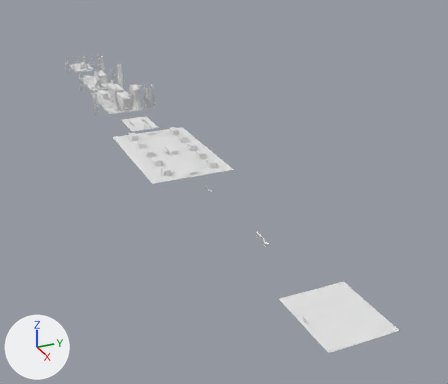
A saved change to the Blender file ArtSource/space-site2.blend.
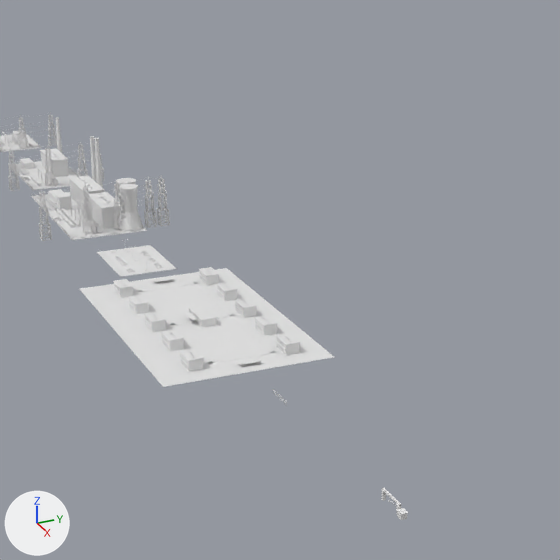
Each version appears first whole from a camera (50 mm lens) standing at (1338.0, -265.0, 312.0) and looking at (575.0, 78.0, -69.0), and next in a close-up on the part from 17% to 76% of the width and 0% to 69% of the height. The axes (+X, +Y, +Z) are drawn at lower left. The lights are the same throughout. The first two pictures are the older version.

Objects in the first close-up: 'CarPark', 'PowerGrid_L1', 'PowerGrid_L2', 'PowerGrid_L3', 'StaffHousing' and 1 more.
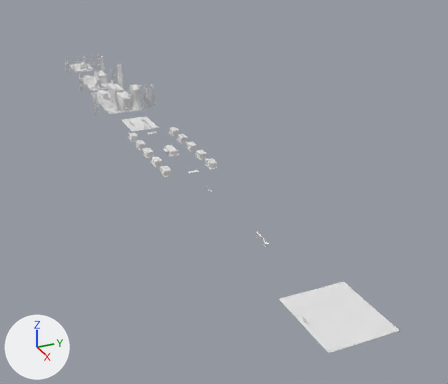
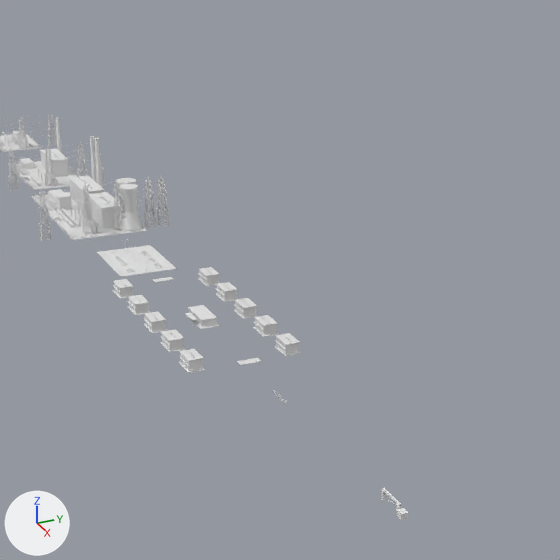
Scene script edits in JSON lines:
```json
{"block": "me_staffhousing", "where": "# used by ob_staffhousing; location = (560.0, 0.0, 0.0)"}
{"op": "remove", "block": "me_staffhousing", "code": "me_staffhousing.from_pydata(...)  # 3456 vertices, 2560 faces; spans x -95.0..95.0, y -56.0..56.0, z 0.0..8.0"}
{"op": "add", "block": "me_staffhousing", "code": "me_staffhousing.from_pydata(...)  # 3408 vertices, 2525 faces; spans x -87.0..87.0, y -36.0..40.0, z 0.0..8.0"}
{"block": "me_staffhousing", "change": "me_staffhousing part 1: 6 loose pieces with 48 vertices, spanning x -95.0..95.0, y -56.0..56.0, z 0.0, are deleted"}
```

Changed parts and their boxes (x1, y1, x2, y2) in the close-ups (560 x 560 px):
```json
{"object": "StaffHousing", "change": "reshaped", "before": [80, 267, 334, 387], "after": [113, 267, 301, 373], "on screen": "26% narrower, 12% shorter"}
{"part": 1, "of": "me_staffhousing", "change": "deleted", "before": [80, 268, 334, 387]}
```
